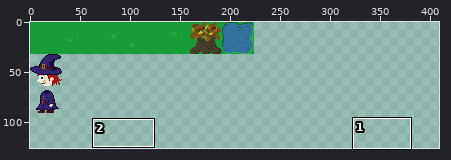
Sprite sheet -- src/img/tiles.png. The picture above shows the old version from afar; the outline marks the close-up.
Close-up. Before:
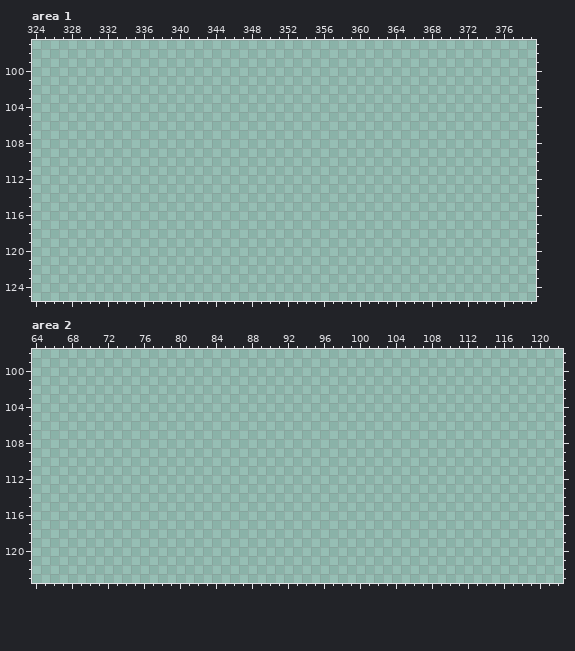
The file is 512x512 pixels. Shown: area 1: x 324..379, y 97..125; area 2: x 64..122, y 98..123. The wide view leaves out empty margins. The commit also changed other parts of the picture, which this record leaves out.
The same view after the edit:
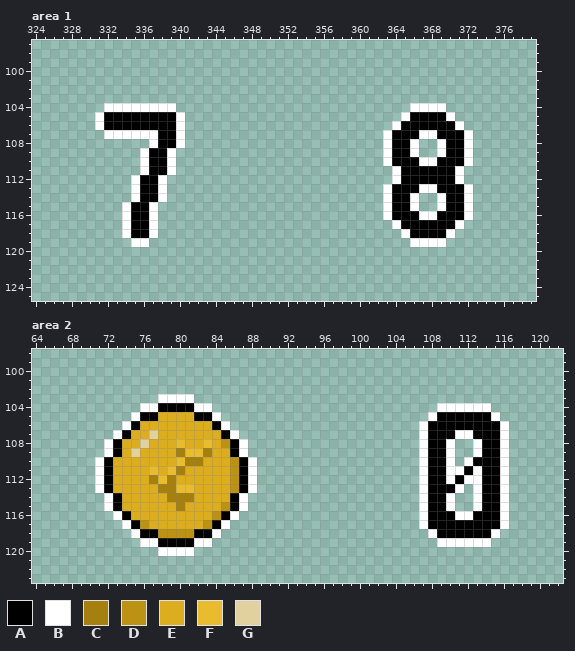
Palette (. is transparent): A #000000  B #ffffff  C #a5800e  D #bb9213  E #dbad1f  F #e9bc2f  G #e1d19f
Difference:
Changed rows in their new state; - is an unchanged pixel.
Area 1:
first column x 331:
104 -BBBBBBBB--------------------------BBBB---
105 BAAAAAAAAB------------------------BAAAAB--
106 BAAAAAAAAB-----------------------BAAAAAAB-
107 -BBBBBBAAB----------------------BAAABBAAAB
108 ------BAAB----------------------BAAB--BAAB
109 -----BAAB-----------------------BAAB--BAAB
110 -----BAAB-----------------------BAAABBAAAB
111 -----BAAB------------------------BAAAAAAB-
112 ----BAAB-------------------------BAAAAAAB-
113 ----BAAB------------------------BAAABBAAAB
114 ----BAAB------------------------BAAB--BAAB
115 ---BAAB-------------------------BAAB--BAAB
116 ---BAAB-------------------------BAAABBAAAB
117 ---BAAB--------------------------BAAAAAAB-
118 ---BAAB---------------------------BAAAAB--
119 ----BB-----------------------------BBBB---
Area 2:
first column x 71:
103 -------BBBB-----------------------------------
104 -----BBAAAABB-------------------------BBBBBB--
105 ----BAAEEEEAAB-----------------------BAAAAAAB-
106 ---BAEEEEEEEEAB---------------------BAAAAAAAAB
107 --BAEEGEEEEEEEAB--------------------BAAABBAAAB
108 -BAEEGEEEFEEFEDAB-------------------BAAB--BAAB
109 -BAEGEEEECFFCEEAB-------------------BAAB--BAAB
110 BAEEEEEEEFCCEEEDAB------------------BAAB-BAAAB
111 BAEEEEFEFCEEEEEDAB------------------BAABBABAAB
112 BAEEEECFCEEEEEEDAB------------------BAABABBAAB
113 BAEEEEECCFFEEEEDAB------------------BAAAB-BAAB
114 -BAEEEEECCCEEEEAB-------------------BAAB--BAAB
115 -BAEEEEEECEEEEDAB-------------------BAAB--BAAB
116 --BAEEEEEEEEEDAB--------------------BAAABBAAAB
117 ---BADEEEEEEDAB---------------------BAAAAAAAAB
118 ----BAADDDDAAB-----------------------BAAAAAAB-
119 -----BBAAAABB-------------------------BBBBBB--
120 -------BBBB-----------------------------------
